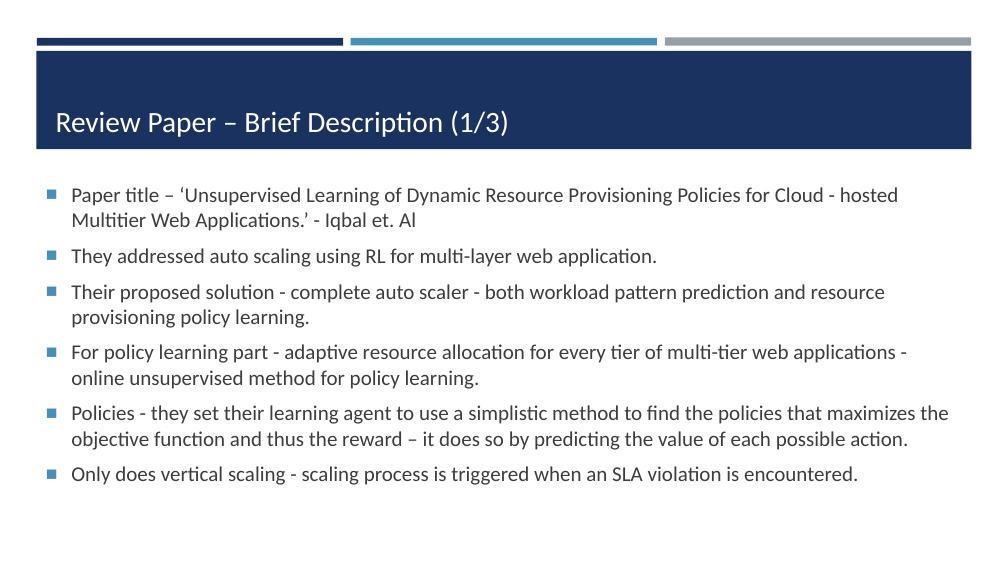
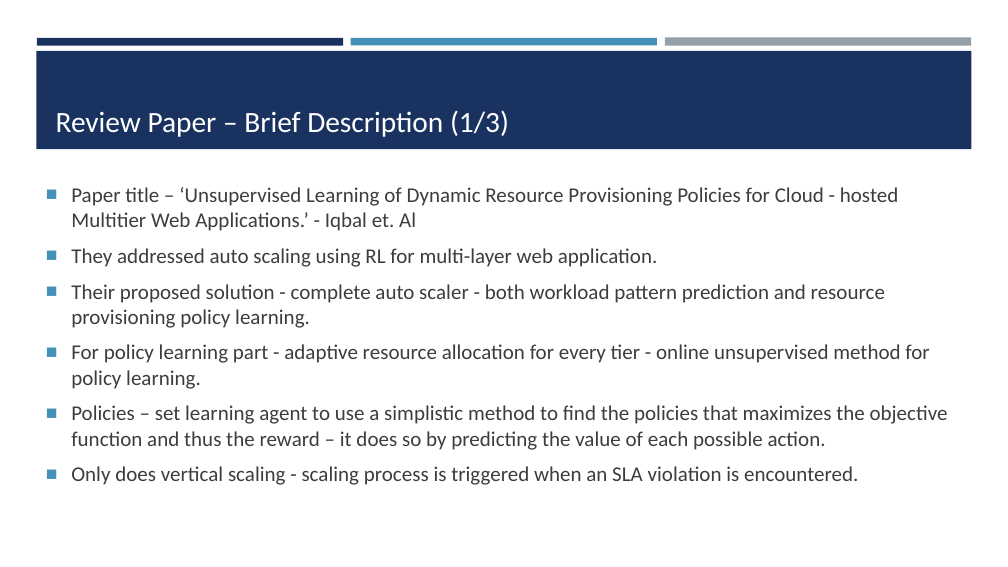
Before and after one commit to Rahma-ra1001782/Rahma-ra1001782-hw, a slide deck: slide 17 of Review/G3-Review Paper & Presentation - Final Version/G3 - Review Paper Presentation.pptx (slide 24 before the commit). Drawn at 1008x567 pixels with LibreOffice and Linux fonts; fonts in the diff are those of the drawing. Boxes give left, top, right and bottom in pixels: in the first picture for what was removed or moved away, otherwise in the second. Text is boxed around its words. In the diff, an @@ line names an element or a change of style, - is before the commit and + after.

```diff
--- a/Review/G3-Review Paper & Presentation - Final Version/G3 - Review Paper Presentation.pptx
+++ b/Review/G3-Review Paper & Presentation - Final Version/G3 - Review Paper Presentation.pptx
@@ text at (71,344,948,450): text changed @@
-■ For policy learning part - adaptive resource allocation for every tier of multi-tier web applications - online unsupervised method for policy learning.
-■ Policies - they set their learning agent to use a simplistic method to find the policies that maximizes the objective function and thus the reward – it does so by predicting the value of each possible action.
+■ For policy learning part - adaptive resource allocation for every tier - online unsupervised method for policy learning.
+■ Policies – set learning agent to use a simplistic method to find the policies that maximizes the objective function and thus the reward – it does so by predicting the value of each possible action.
```
Also in this commit, not shown: 15 other slides changed, 1 slide added, 9 slides removed.
